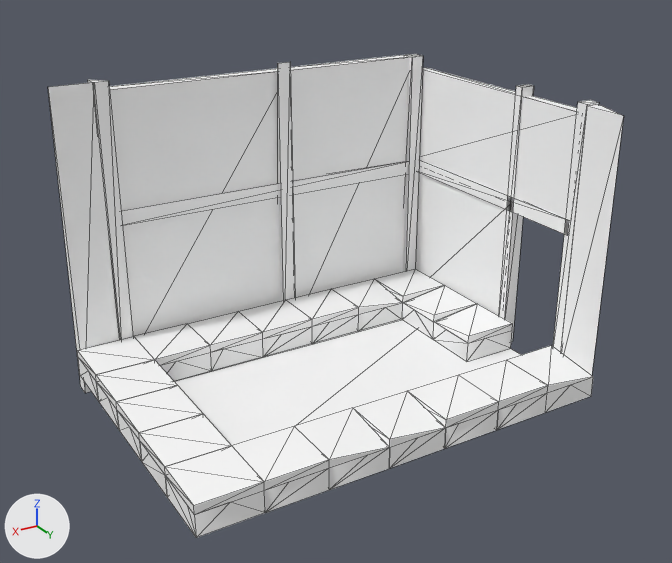
A saved change to the FBX model assets/Model/Normal.fbx.
Rendered twice from a 50 mm lens placed at (4.48, 9.3, 7.79), pointed at (-2.55, -2.4, 1.93). Every picture has the same lights, and +X, +Y and +Z are marked at lower left. The older version comes first. Mesh edges are drawn as thin lines. Where no turn or scale is listed for an object, it has been applied to the vertices.

Names of what the first picture shows: 'shop_Optimized'.
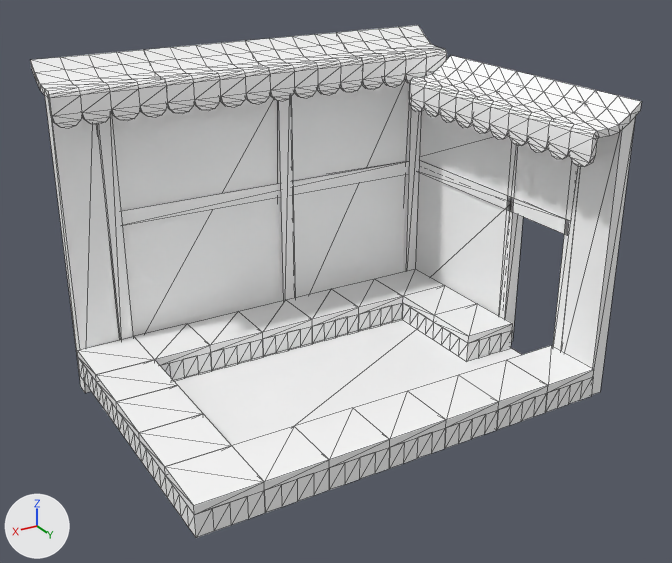
What differs and where, as boxes [x1, y1, x2, y2] in the pictures (672 x 563 px):
'shop_Optimized', reshaped (6% wider): before [48, 54, 624, 538]; after [30, 25, 642, 538]
part 1 of me_scene_002, added: after [30, 50, 168, 129]
part 2 of me_scene_002, added: after [144, 41, 271, 114]
part 3 of me_scene_002, added: after [246, 33, 363, 102]
part 4 of me_scene_002, added: after [337, 25, 447, 90]
part 5 of me_scene_002, added: after [409, 56, 517, 128]
part 6 of me_scene_002, added: after [548, 90, 642, 167]
part 7 of me_scene_002, built on: before [78, 303, 546, 513]; after [78, 269, 594, 538]
part 8 of me_scene_002, added: after [472, 71, 635, 395]
part 9 of me_scene_002, added (mostly hidden): after [45, 96, 80, 377]
part 10 of me_scene_002, added (mostly hidden): after [276, 100, 278, 154]

Edits to the bpy script that builds the scene:
```text
Add mat_l_grey:
    mat_l_grey = principled_material('L_Grey')
    mat_l_grey.base_color = (1.0, 1.0, 1.0)  # white #ffffff
Change me_scene_002:
    used by ob_shop_optimized; location = (0.0, 0.0, 0.0)
    remove me_scene_002.from_pydata(...)  # 311 vertices, 298 faces; spans x -6.25..1.0, y -5.39..0.0, z -0.35..4.94
    add me_scene_002.from_pydata(...)  # 1024 vertices, 1178 faces; spans x -6.25..1.09, y -5.39..0.09, z -0.35..5.31
    me_scene_002 part 1: a new loose piece of 79 vertices spanning x -0.71..1.09, y -5.33..-4.43, z 4.41..5.31
    me_scene_002 part 2: a new loose piece of 79 vertices spanning x -2.51..-0.71, y -5.33..-4.43, z 4.41..5.31
    me_scene_002 part 3: a new loose piece of 79 vertices spanning x -4.31..-2.51, y -5.33..-4.43, z 4.41..5.31
    me_scene_002 part 4: a new loose piece of 79 vertices spanning x -6.11..-4.31, y -5.33..-4.43, z 4.41..5.31
    me_scene_002 part 5: a new loose piece of 75 vertices spanning x -6.2..-5.29, y -4.41..-2.61, z 3.98..4.87
    me_scene_002 part 6: a new loose piece of 45 vertices spanning x -6.2..-5.3, y -0.81..0.09, z 3.97..4.87
    me_scene_002 part 7: 21 vertices removed from x -5.38..1.0, y -4.62..0.0, z 0.37; 220 vertices added at x -6.0..1.0, y -4.75..0.0, z 0.0..0.5
    me_scene_002 part 8: 74 vertices added at x -6.25..-5.3, y -2.61..-0.03, z 3.98..4.87
    me_scene_002 part 9: 2 vertices added at x 0.02..0.96, y -5.25, z 4.94
    me_scene_002 part 10: 2 vertices added at x -3.19..-2.94, y -5.25, z 4.94
    add me_scene_002.materials.append(mat_l_grey)  # white #ffffff
```
